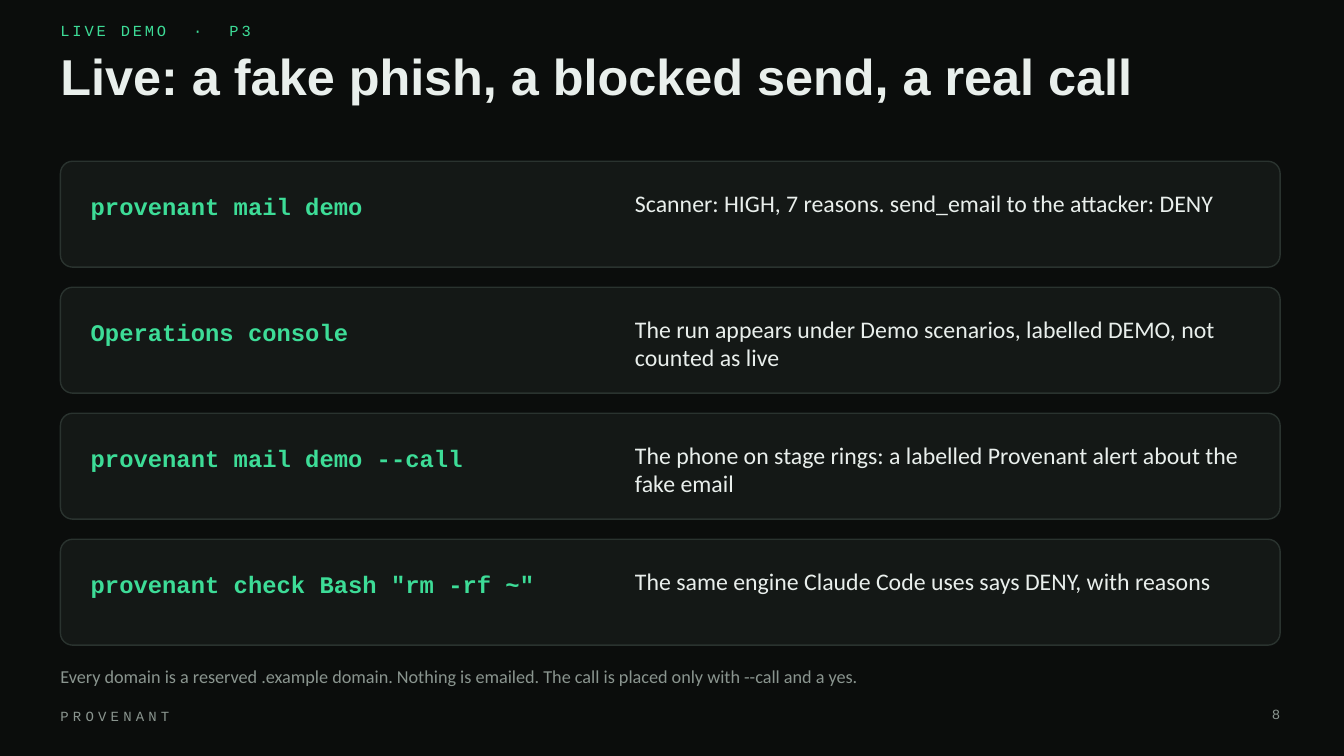
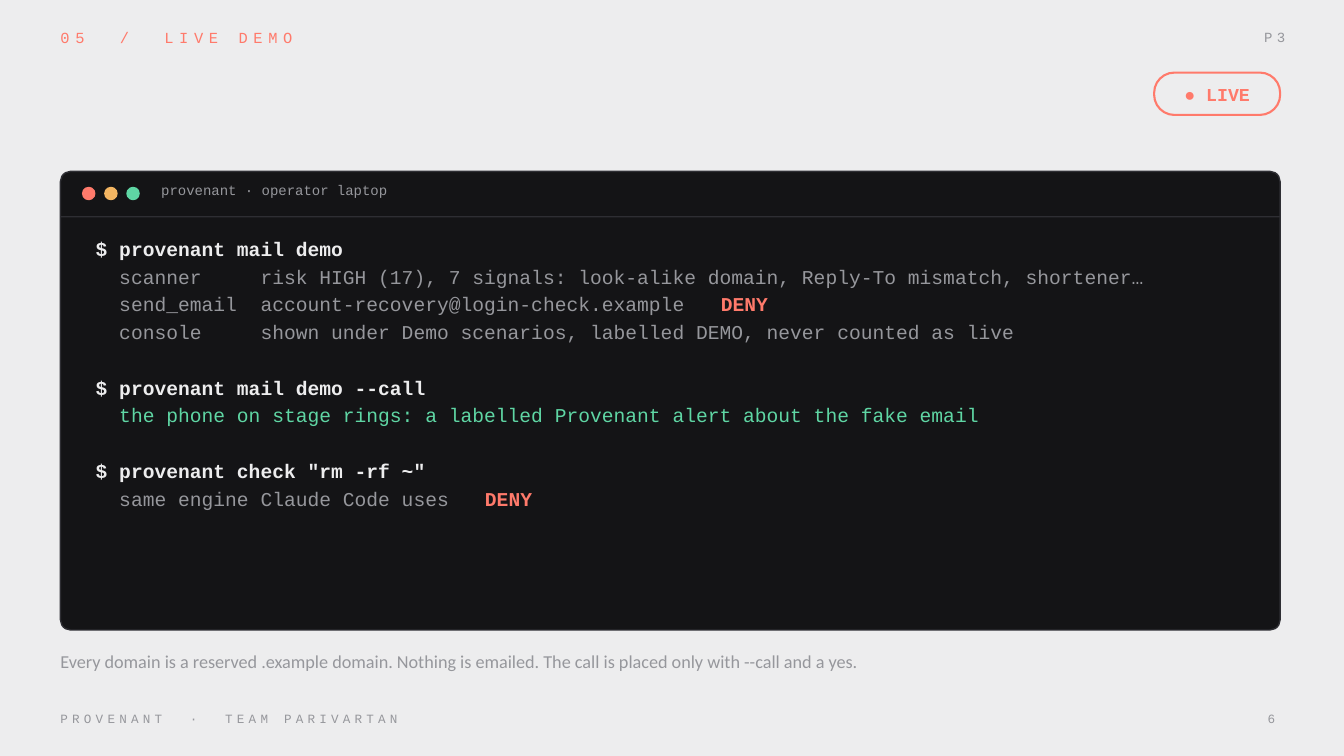
Before and after one commit to MithunSidhaarth/provenant, a slide deck: slide 6 of presentation/Provenant_Hackathon_Final.pptx (slide 8 before the commit). Drawn at 1344x756 pixels with LibreOffice and Linux fonts; fonts in the diff are those of the drawing; background and template pictures are left out. Boxes give left, top, right and bottom in pixels: in the first picture for what was removed or moved away, otherwise in the second. Text is boxed around its words. In the diff, an @@ line names an element or a change of style, - is before the commit and + after.

```diff
--- a/presentation/Provenant_Hackathon_Final.pptx
+++ b/presentation/Provenant_Hackathon_Final.pptx
@@ background #0B0D0C to picture (left out) @@
@@ text "05 / LIVE DEMO" at <box>60,33,293,43</box>: vertical alignment middle to top @@
@@ title at <box>60,58,1132,105</box>: text changed; text colour #E9EFEC to #EDEDEE @@
-Live: a fake phish, a blocked send, a real call
+A fake phish, a blocked send, a real call
@@ text at <box>60,33,293,43</box>: text changed; text colour #3DDC97 to #FF7A6B @@
-LIVE DEMO · P3
+05 / LIVE DEMO
@@ text added at <box>1264,33,1285,42</box>, 10 pt, text #96979C @@
+P3
@@ rounded rectangle added at <box>1154,73,1280,115</box>, outline #FF7A6B 1.5 pt, 13 pt, text #FF7A6B, bold @@
+● LIVE
@@ rounded rectangle: place and size @@
-rounded rectangle at <box>60,287,1280,393</box>
+rounded rectangle at <box>60,171,1280,630</box>
@@ rounded rectangle at <box>60,171,1280,630</box>: fill #141816 to #141416; outline #2A332F 1 pt to #2E2E33 1 pt; proportions changed @@
@@ rounded rectangle removed at <box>60,161,1280,267</box> @@
@@ ellipse added at <box>83,188,95,200</box>, fill #FF7A6B, outline #FF7A6B 1 pt @@
@@ text removed at <box>91,197,362,220</box> @@
-provenant mail demo
@@ ellipse added at <box>105,188,117,200</box>, fill #F3B562, outline #F3B562 1 pt @@
@@ ellipse added at <box>127,188,139,200</box>, fill #5FD6A4, outline #5FD6A4 1 pt @@
@@ text added at <box>161,185,387,198</box>, 10 pt, text #96979C @@
+provenant · operator laptop
@@ text removed at <box>635,195,1213,215</box> @@
-Scanner: HIGH, 7 reasons. send_email to the attacker: DENY
@@ line added from (60, 217) to (1280, 217), #2E2E33 1 pt @@
@@ text added at <box>119,242,1144,510</box>, 14 pt, text #96979C @@
+$ provenant mail demo
+scanner risk HIGH (17), 7 signals: look-alike domain, Reply-To mismatch, shortener…
+send_email account-recovery@login-check.example DENY
+console shown under Demo scenarios, labelled DEMO, never counted as live
+$ provenant mail demo --call
+the phone on stage rings: a labelled Provenant alert about the fake email
+$ provenant check "rm -rf ~"
+same engine Claude Code uses DENY
@@ text removed at <box>91,323,348,346</box> @@
-Operations console
@@ text removed at <box>635,321,1214,366</box> @@
-The run appears under Demo scenarios, labelled DEMO, not counted as live
@@ rounded rectangle removed at <box>60,413,1280,519</box> @@
@@ text removed at <box>91,449,463,472</box> @@
-provenant mail demo --call
@@ text removed at <box>635,447,1237,492</box> @@
-The phone on stage rings: a labelled Provenant alert about the fake email
@@ rounded rectangle removed at <box>60,539,1280,645</box> @@
@@ text removed at <box>91,575,491,598</box> @@
-provenant check Bash "rm -rf ~"
@@ text removed at <box>635,573,1210,594</box> @@
-The same engine Claude Code uses says DENY, with reasons
@@ text "Every domain is a reserved ...": place and size @@
-text "Every domain is a reserved ..." at <box>60,670,858,686</box>
+text "Every domain is a reserved ..." at <box>60,655,858,671</box>
@@ text "Every domain is a reserved ..." at <box>60,655,858,671</box>: text colour #8A958F to #96979C @@
@@ text at <box>60,715,397,723</box>: text changed; size 10 to 9 pt; text colour #8A958F to #96979C @@
-PROVENANT
+PROVENANT · TEAM PARIVARTAN
@@ page number added at <box>1268,715,1276,723</box>, 9 pt, text #96979C @@
+6
@@ page number removed at <box>1272,709,1280,719</box> @@
-8
```
Also in this commit, not shown: 2 other slides changed, 5 slides added, 8 slides removed, 9 other files.
